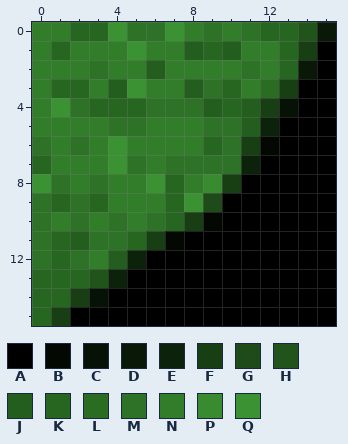
File history of a pixel-art sprite, data/stage_grass_br.png. Above is the file before it was changed.
The file is 16x16 pixels. Colours within 5 levels of each other are drawn and written as one.
Palette (. is transparent): A #000000  B #030802  C #071206  D #091807  E #0d220b  F #183e14  G #1e4b19  H #21541b  J #245e1e  K #276621  L #2b6c23  M #2c7226fe  N #317d2a  P #388b2f  Q #3b9232
Pixels before, first column x 0:
 0 NNKKQMMQNMNMKKHD
 1 NKNNNQNNJKJNNKFA
 2 NNNMNNJNNNNMNKDA
 3 NKKNJQNNJMKNLFAA
 4 NQMKKKMMMJKJFCAA
 5 NNNNMMNNNMMJEAAA
 6 MNMNQNNNNKMFBAAA
 7 KNNNQMNMMMMEAAAA
 8 QMNMNNQKNPFAAAAA
 9 MKMKNNNKQGAAAAAA
10 MNMNMNMKFBAAAAAA
11 MKJMMKFBAAAAAAAA
12 MKMNJEAAAAAAAAAA
13 KKKHEAAAAAAAAAAA
14 KKFCAAAAAAAAAAAA
15 KFAAAAAAAAAAAAAA
New version:
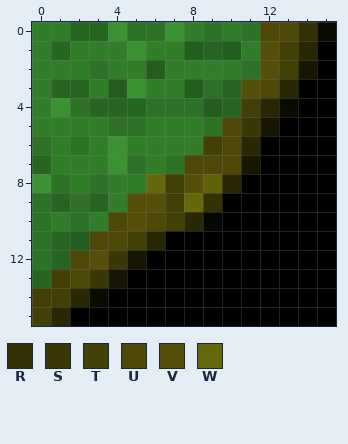
Colours new in this view: R #343005  S #3c3806  T #424007  U #4d4808  V #554f09  W #66680b
Difference:
Colour C changes from #071206 to #0c0b01.
Colour E changes from #0d220b to #171602.
Colour F changes from #183e14 to #2a2704.
Colour P changes from #388b2f to #61610a.
The author changed colour B to colour A in row 6 at x 12; in row 11 at x 7.
The author changed colour D to colour C in row 0 at x 15.
The author changed colour D to colour E in row 2 at x 14.
The author changed colour G to colour R in row 9 at x 9.
The author changed colour H to colour R in row 0 at x 14.
The author changed colour H to colour S in row 13 at x 3.
The author changed colour J to colour S in row 5 at x 11; in row 12 at x 4.
The author changed colour J to colour T in row 4 at x 11.
The author changed colour K to colour T in rows 1 to 2 at x 13; in row 6 at x 9; in rows 8 to 10 at x 7; in row 11 at x 5; in row 13 at x 1; in row 14 at x 0 to 1.
The author changed colour K to colour T in row 15 at x 0.
The author changed colour K to colour U in row 0 at x 12 to 13; in row 13 at x 2.
The author changed colour L to colour U in row 3 at x 12.
The author changed colour M to colour U in rows 5 to 6 at x 10; in row 7 at x 8 to 10; in row 10 at x 4 and 6; in row 11 at x 3 to 4; in row 12 at x 2.
The author changed colour N to colour V in rows 1 to 2 at x 12; in row 3 at x 11; in row 8 at x 8; in row 9 at x 5 to 6; in row 10 at x 5; in row 12 at x 3.
The author changed colour Q to colour W in row 8 at x 6; in row 9 at x 8.
Where, in picture pixels (left, top, right, bottom), the same in both pictures:
changed: (32, 22, 336, 326)
